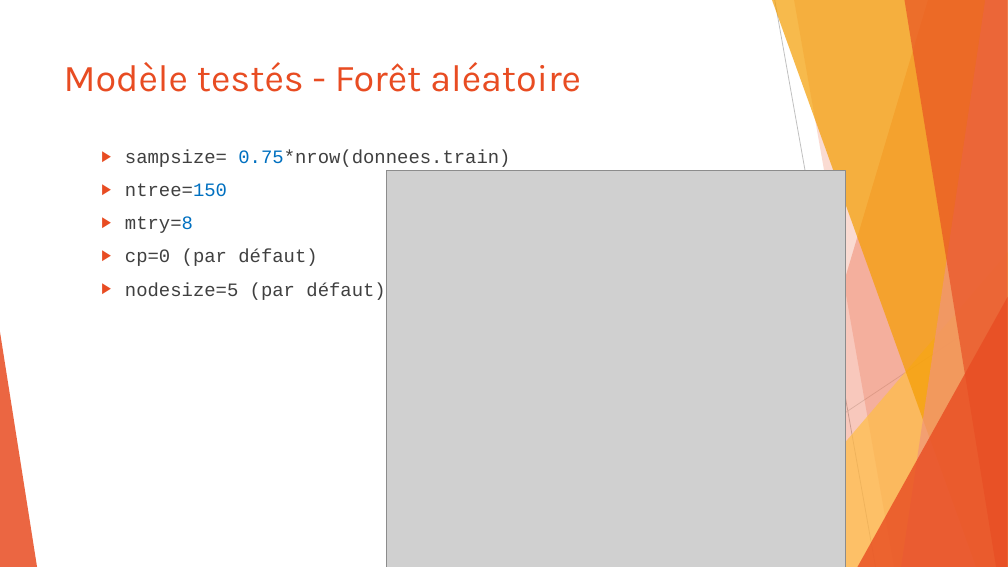
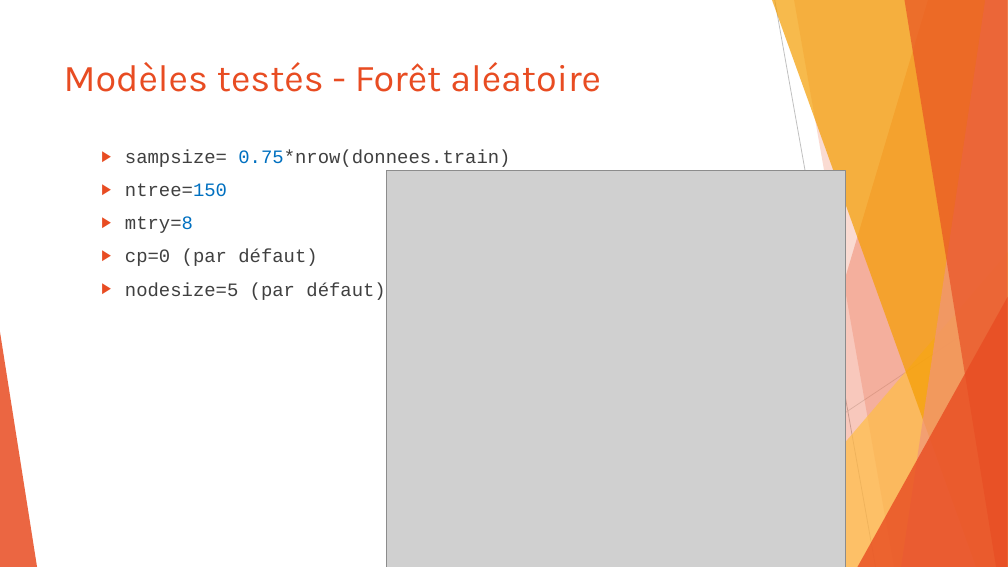
Before and after one commit to SamuelProvencher/TP-Apprentissage, a slide deck: slide 16 of PP.pptx. Drawn at 1008x567 pixels with LibreOffice and Linux fonts; fonts in the diff are those of the drawing; grey boxes stand for pictures. Boxes give left, top, right and bottom in pixels: in the first picture for what was removed or moved away, otherwise in the second. Text is boxed around its words. In the diff, an @@ line names an element or a change of style, - is before the commit and + after.

```diff
--- a/PP.pptx
+++ b/PP.pptx
@@ title at [64,62,601,92]: text changed @@
-Modèle testés - Forêt aléatoire
+Modèles testés - Forêt aléatoire
```
Also in this commit, not shown: 4 other slides changed.
